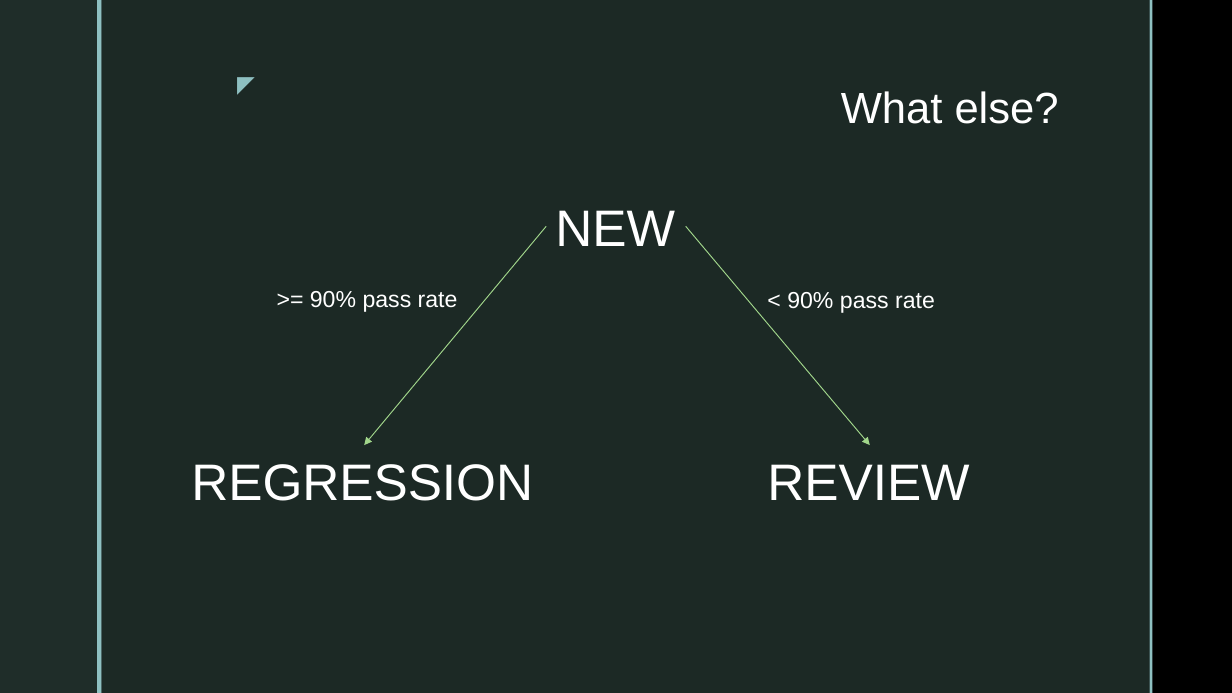
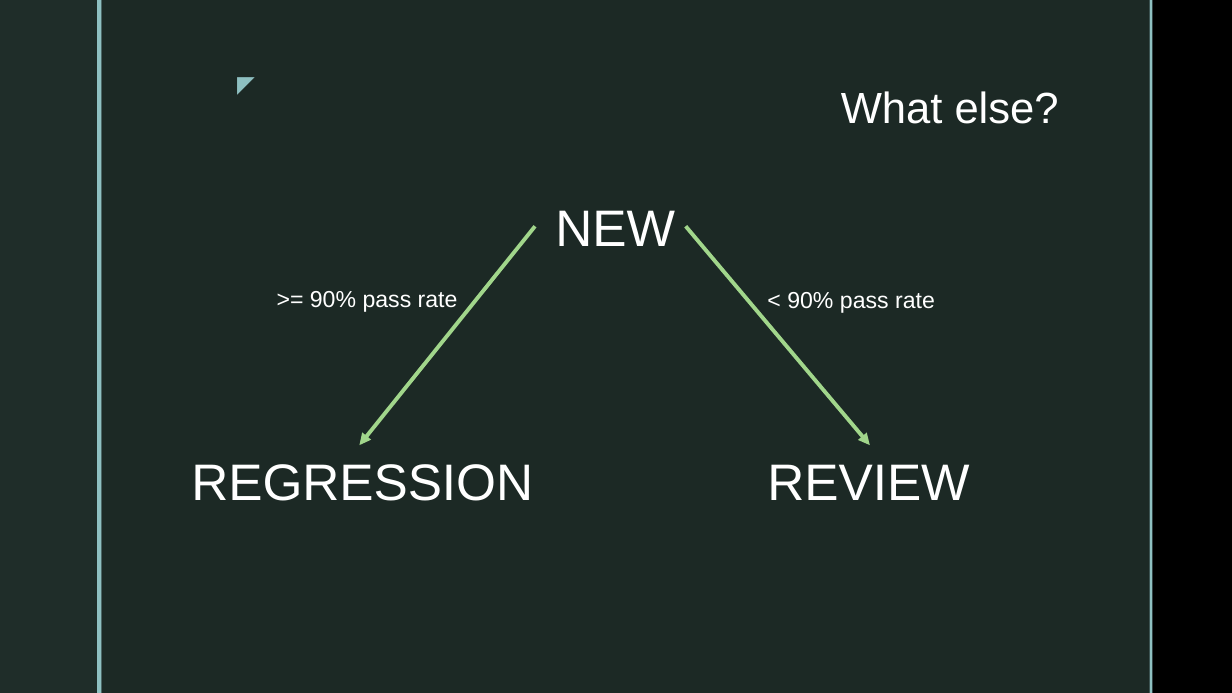
Before and after one commit to smccarthy/bucket-service-presentation, a slide deck: slide 8 of bucket-service-presentation.pptx. Drawn at 1232x693 pixels with LibreOffice and Linux fonts; fonts in the diff are those of the drawing; background and template pictures are left out. Boxes give left, top, right and bottom in pixels: in the first picture for what was removed or moved away, otherwise in the second. Text is boxed around its words. In the diff, an @@ line names an element or a change of style, - is before the commit and + after.

Commit message:
update presentation

```diff
--- a/bucket-service-presentation.pptx
+++ b/bucket-service-presentation.pptx
@@ arrow moved from (546, 226) - (364, 445) to (535, 226) - (360, 445) @@
@@ arrow (535, 226) - (360, 445): stroke #A1D68B 0.75 pt to #A1D68B 3 pt @@
@@ arrow (686, 226) - (870, 445): stroke #A1D68B 0.75 pt to #A1D68B 3 pt @@
```
